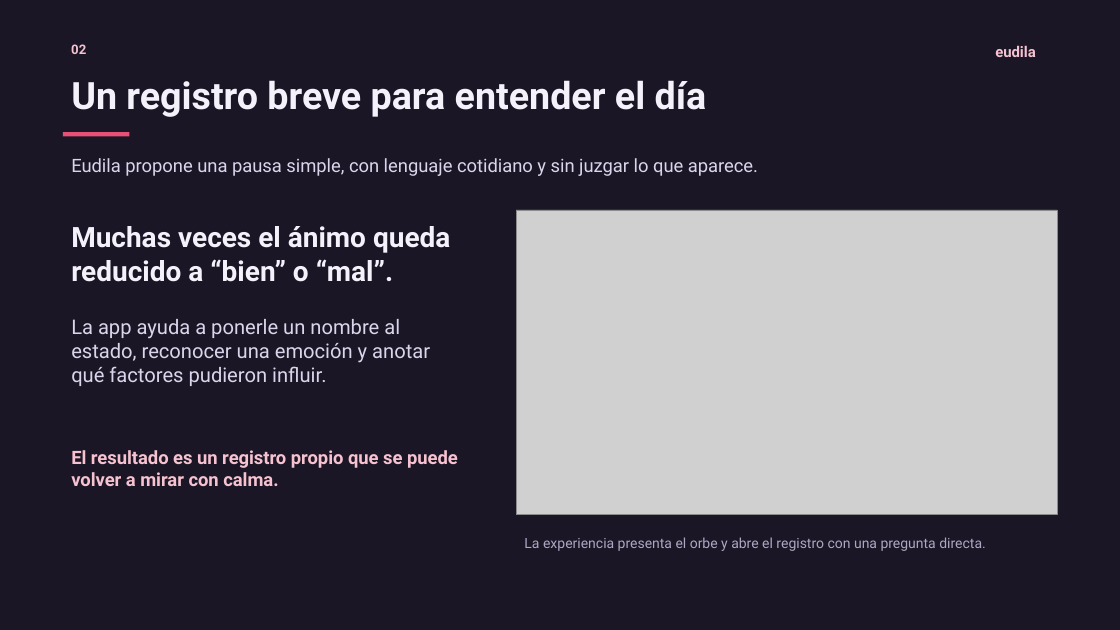
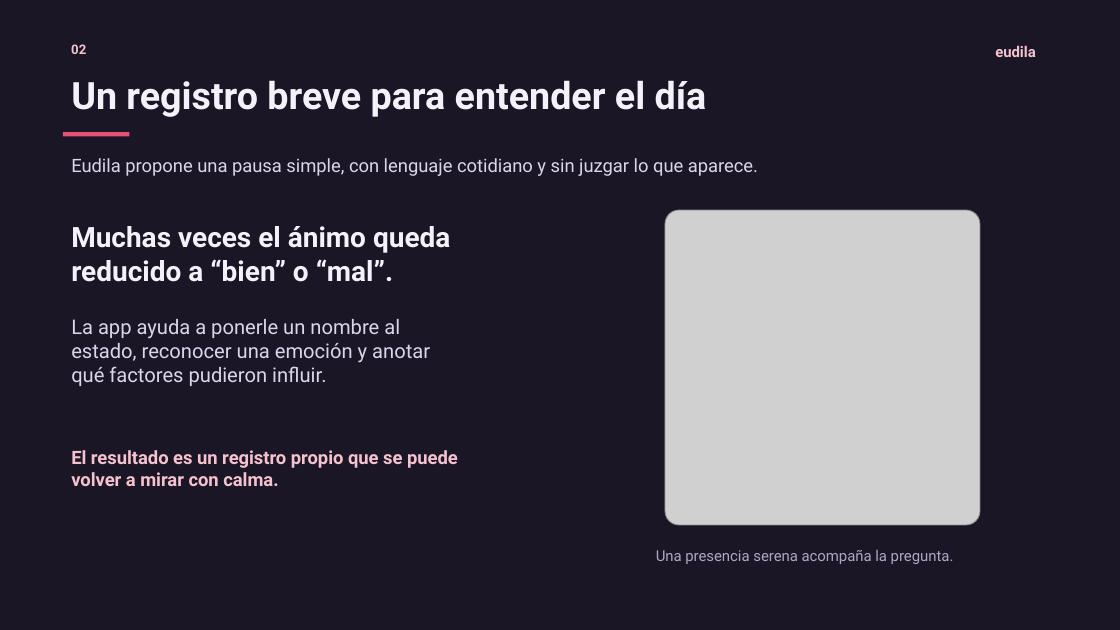
Before and after one commit to Eudila/eudila, a slide deck: slide 2 of docs/presentacion/eudila-presentacion-general-2026-10-26.pptx. Drawn at 1120x630 pixels with LibreOffice and Linux fonts; fonts in the diff are those of the drawing; grey boxes stand for pictures. Boxes give left, top, right and bottom in pixels: in the first picture for what was removed or moved away, otherwise in the second. Text is boxed around its words. In the diff, an @@ line names an element or a change of style, - is before the commit and + after.

```diff
--- a/docs/presentacion/eudila-presentacion-general-2026-10-26.pptx
+++ b/docs/presentacion/eudila-presentacion-general-2026-10-26.pptx
@@ picture: place and size @@
-picture at [517,210,1058,514]
+picture at [665,210,981,525]
@@ text at [656,550,954,564]: text changed; size 12 to 12.8 pt @@
-La experiencia presenta el orbe y abre el registro con una pregunta directa.
+Una presencia serena acompaña la pregunta.
```
Also in this commit, not shown: 4 other slides changed.
